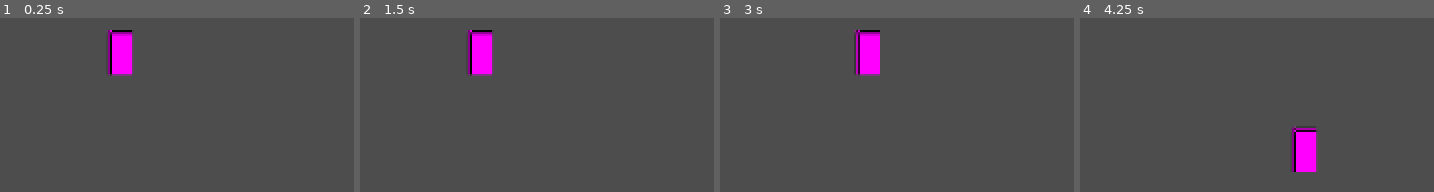
Above: before the commit, frames 1-4 (left to right).
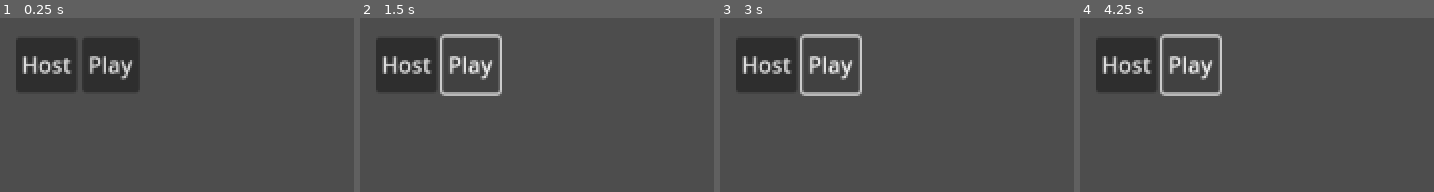
Above: after the commit, the same moments.

Repository: exglegaming/2D-Multiplayer-Course
Game: Godot game, scene res://scenes/ui/main_menu/main_menu.tscn
Two runs of this game, one before a commit and one after it. Both use one fixed random seed, a clock stepped at 60 frames per second and the inputs below. Before the commit the project starts from res://scenes/main.tscn.
Inputs (mouse positions are in pixels of both pictures, inside the frame that each line leads up to):
- Up to frame 1 (0.25 s): no input
- Up to frame 2 (1.5 s): click (406, 64) at 0.5 s, where only the run after the commit has a clickable "Host"; click (469, 64) at 1.25 s, where only the run after the commit has a clickable "Play"
- Up to frame 3 (3 s): click (829, 64) at 2 s, where only the run after the commit has a clickable "Play"; tap Enter at 2.75 s; hold D (move_right) from 2.78 s (still down)
- Up to frame 4 (4.25 s): release D (move_right) at 3.53 s; hold S (move_down) from 3.53 s (still down)

The runs differ from the first frame. In frame 1, 9.9% of the frame differs, in the area x 4-40%, y 6-43%; in frame 2, 8.0%; in frame 3, 8.3%; in frame 4, 8.6%.

Commit message:
basic main menu created

Diff:
--- a/project.godot
+++ b/project.godot
@@ -11,7 +11,7 @@
 [application]
 
 config/name="2DMultiplayerCourse"
-run/main_scene="uid://j2rtu51dup7t"
+run/main_scene="uid://bmphtsg23jaly"
 config/features=PackedStringArray("4.4", "Forward Plus")
 config/icon="res://icon.svg"
 
--- /dev/null
+++ b/scenes/ui/main_menu/main_menu.tscn
@@ -0,0 +1,34 @@
+[gd_scene load_steps=2 format=3 uid="uid://bmphtsg23jaly"]
+
+[ext_resource type="Script" uid="uid://b7g5sxwlai06d" path="res://scripts/ui/main_menu/main_menu.gd" id="1_1ch07"]
+
+[node name="MainMenu" type="Control"]
+layout_mode = 3
+anchors_preset = 15
+anchor_right = 1.0
+anchor_bottom = 1.0
+grow_horizontal = 2
+grow_vertical = 2
+script = ExtResource("1_1ch07")
+
+[node name="HBoxContainer" type="HBoxContainer" parent="."]
+layout_mode = 1
+anchors_preset = 8
+anchor_left = 0.5
+anchor_top = 0.5
+anchor_right = 0.5
+anchor_bottom = 0.5
+offset_left = -44.5
+offset_top = -20.0
+offset_right = 44.5
+offset_bottom = 20.0
+grow_horizontal = 2
+grow_vertical = 2
+
+[node name="HostButton" type="Button" parent="HBoxContainer"]
+layout_mode = 2
+text = "Host"
+
+[node name="PlayButton" type="Button" parent="HBoxContainer"]
+layout_mode = 2
+text = "Play"
--- /dev/null
+++ b/scripts/ui/main_menu/main_menu.gd
@@ -0,0 +1,17 @@
+extends Control
+
+@onready var host_button: Button = $HBoxContainer/HostButton
+@onready var play_button: Button = $HBoxContainer/PlayButton
+
+
+func _ready() -> void:
+    host_button.pressed.connect(_on_host_pressed)
+    play_button.pressed.connect(_on_play_pressed)
+
+
+func _on_host_pressed() -> void:
+    print("Host pressed")
+
+
+func _on_play_pressed() -> void:
+    print("Play pressed")
Not shown, added: scripts/ui/main_menu/main_menu.gd.uid
